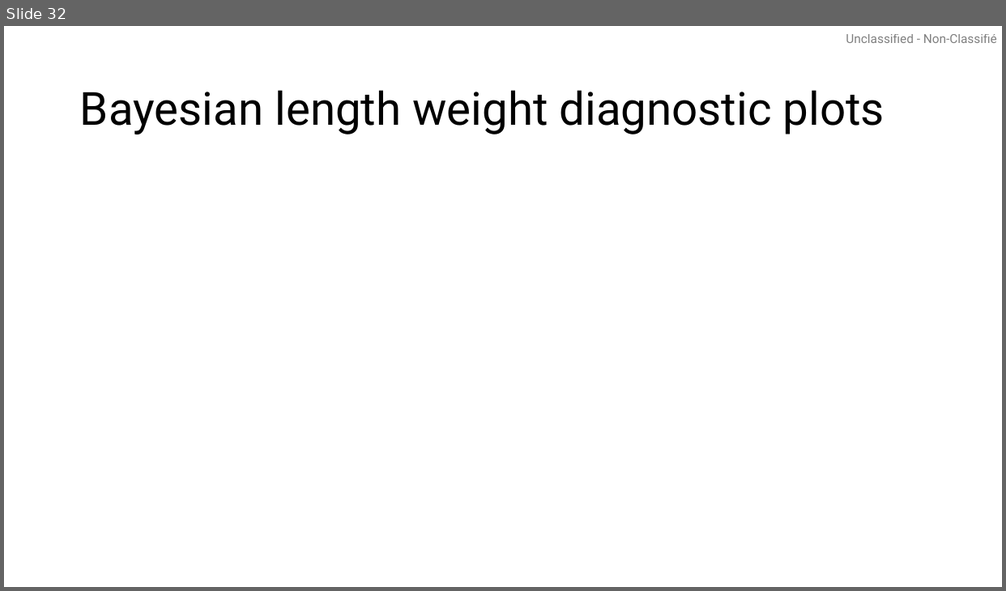
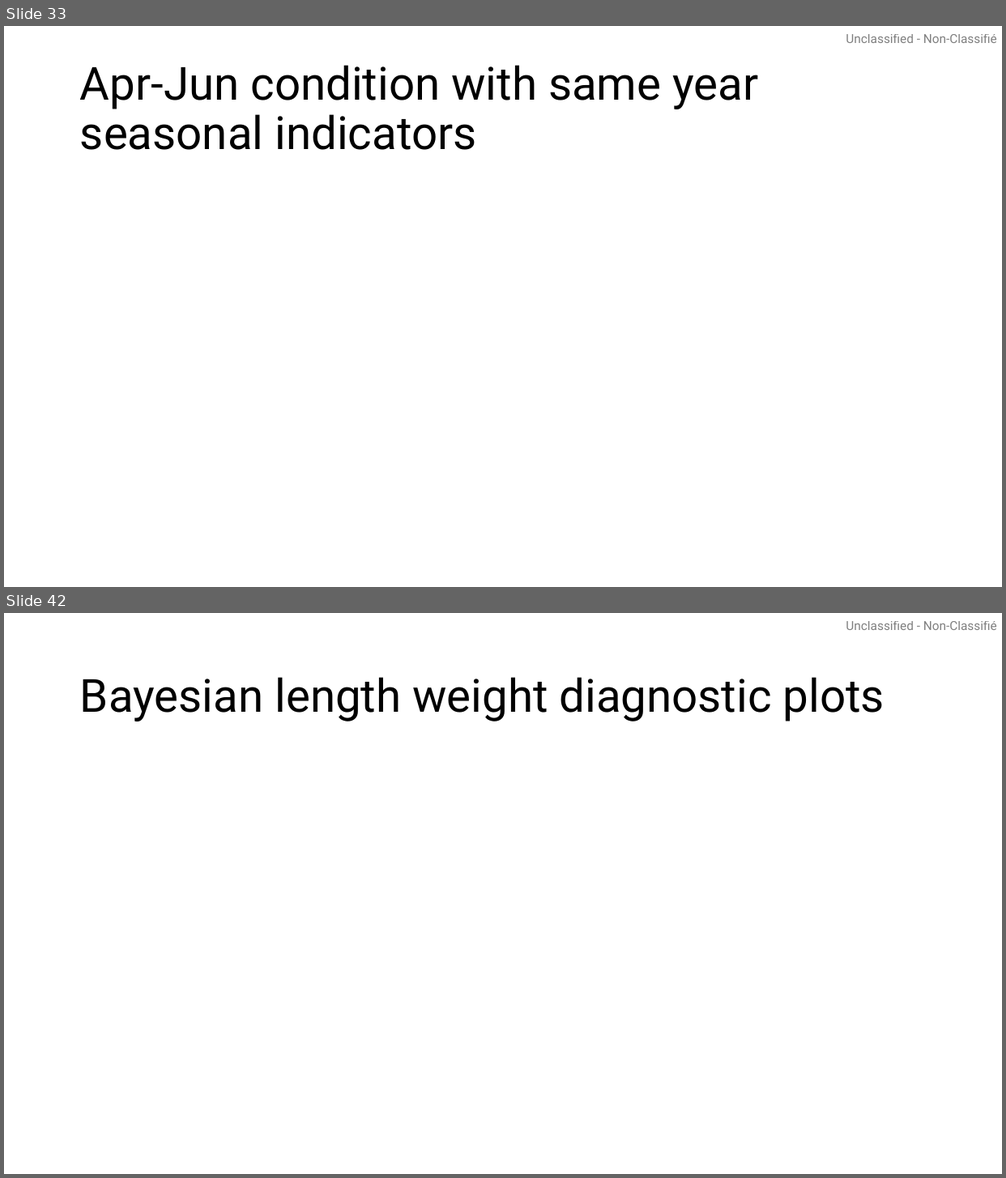
Before and after one commit to pbs-assess/gfcondition, a slide deck: stock-specific/hake/output_plots_20260730.pptx. Shown one above the other, each under a label of ours: slide 32 before the commit, slides 33 and 42 after it; the slides between them are not shown. The pictures are 1006x591 and 1006x1178 pixels, drawn with LibreOffice and Linux fonts; fonts in the diff are those of the drawing. Boxes give left, top, right and bottom in pixels: in the first picture for what was removed or moved away, otherwise in the second. Text is boxed around its words. In the diff, an @@ line names an element or a change of style, - is before the commit and + after.

```diff
--- a/stock-specific/hake/output_plots_20260730.pptx
+++ b/stock-specific/hake/output_plots_20260730.pptx
@@ slide 33 added at bbox=[4, 26, 1002, 587], background #FFFFFF; not listed: 1 template element that a slide beside it also shows @@
@@ title added at bbox=[80, 65, 758, 150], 44 pt, text #000000 @@
+Apr-Jun condition with same year seasonal indicators
@@ what was slide 32 is now slide 42 @@
```
Also in this commit, not shown: 3 slides changed, 12 other slides added, 3 slides removed, 1 other file.
